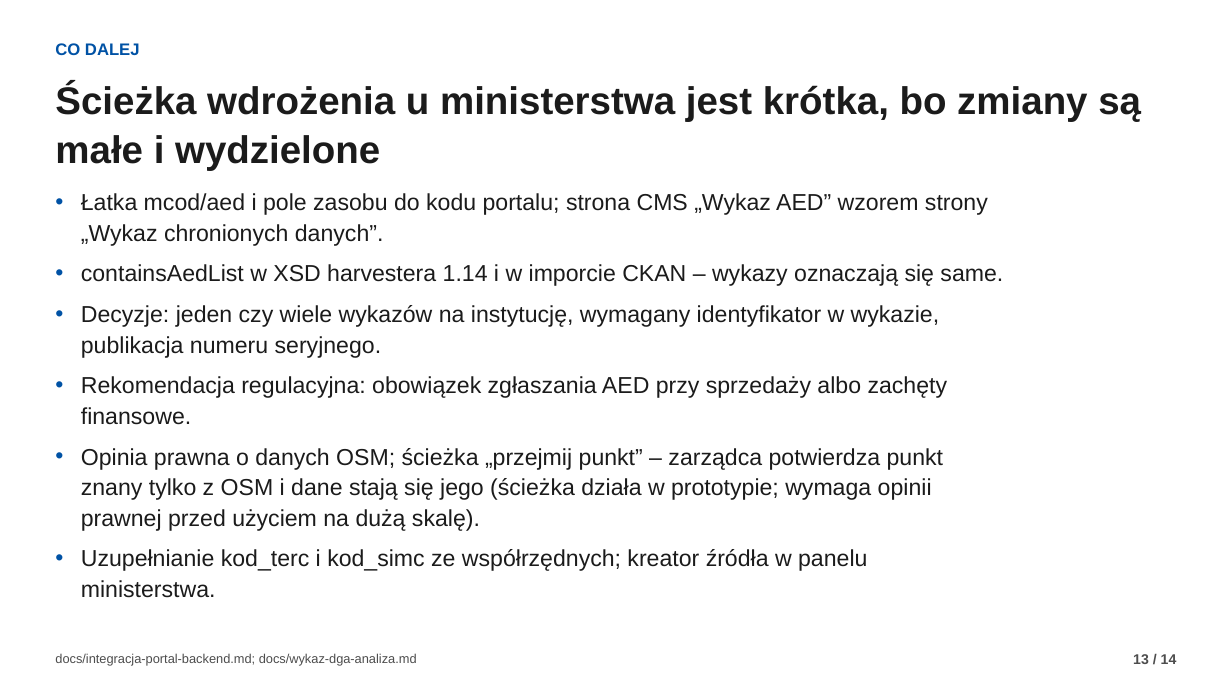
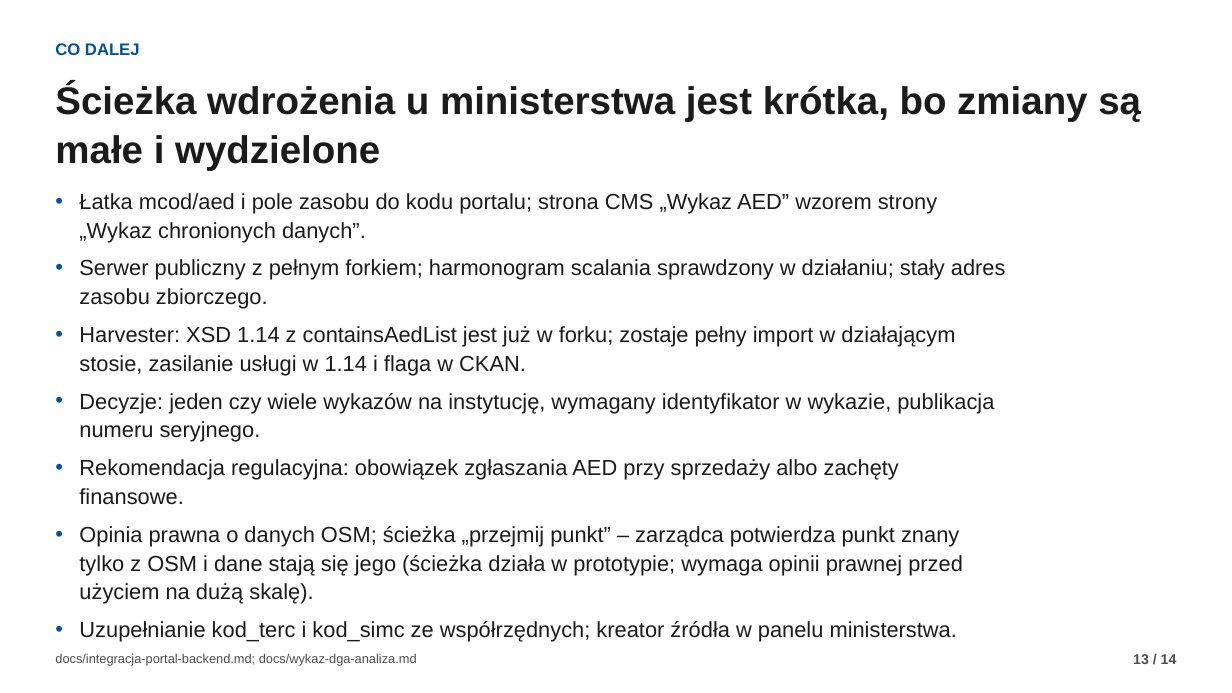
Before and after one commit to fidok15/AED, a slide deck: slide 13 of docs/prezentacja/misja-aed.pptx. Drawn at 1232x693 pixels with LibreOffice and Linux fonts; fonts in the diff are those of the drawing. Boxes give left, top, right and bottom in pixels: in the first picture for what was removed or moved away, otherwise in the second. Text is boxed around its words. In the diff, an @@ line names an element or a change of style, - is before the commit and + after.

Commit message:
docs: documents say only what was run - fixes after the Codex juror evaluation
- overclaims removed (daily merge, public address, reminders by e-mail, one-minute confirmation)
- one deployment status, slide count and presentation path everywhere; harvester 1.14 state
- TODO rewritten: for the agent, for people, campaign, decisions; decisions of 22.11 recorded in CLAUDE.md
- Codex evaluation reports in docs/ewaluacja-codex/; dictionary sheet render for the deck

```diff
--- a/docs/prezentacja/misja-aed.pptx
+++ b/docs/prezentacja/misja-aed.pptx
@@ text at <box>79,193,994,642</box>: size 18 to 17 pt in "Łatka mcod/aed i pole zasobu do kodu ...", "Decyzje: jeden czy wiele wykazów na instytucję, ...", "Rekomendacja regulacyjna: obowiązek zgłaszania AED przy sprz ...", "Opinia prawna o danych OSM; ścieżka „przejmij ..." and 1 more places; indent changed; less space between paragraphs @@
@@ text at <box>79,259,1006,375</box>: text changed; size 18 to 17 pt @@
-• containsAedList w XSD harvestera 1.14 i w imporcie CKAN – wykazy oznaczają się same.
+• Serwer publiczny z pełnym forkiem; harmonogram scalania sprawdzony w działaniu; stały adres zasobu zbiorczego.
+• Harvester: XSD 1.14 z containsAedList jest już w forku; zostaje pełny import w działającym stosie, zasilanie usługi w 1.14 i flaga w CKAN.
```
Also in this commit, not shown: 10 other slides changed, 14 other files.
